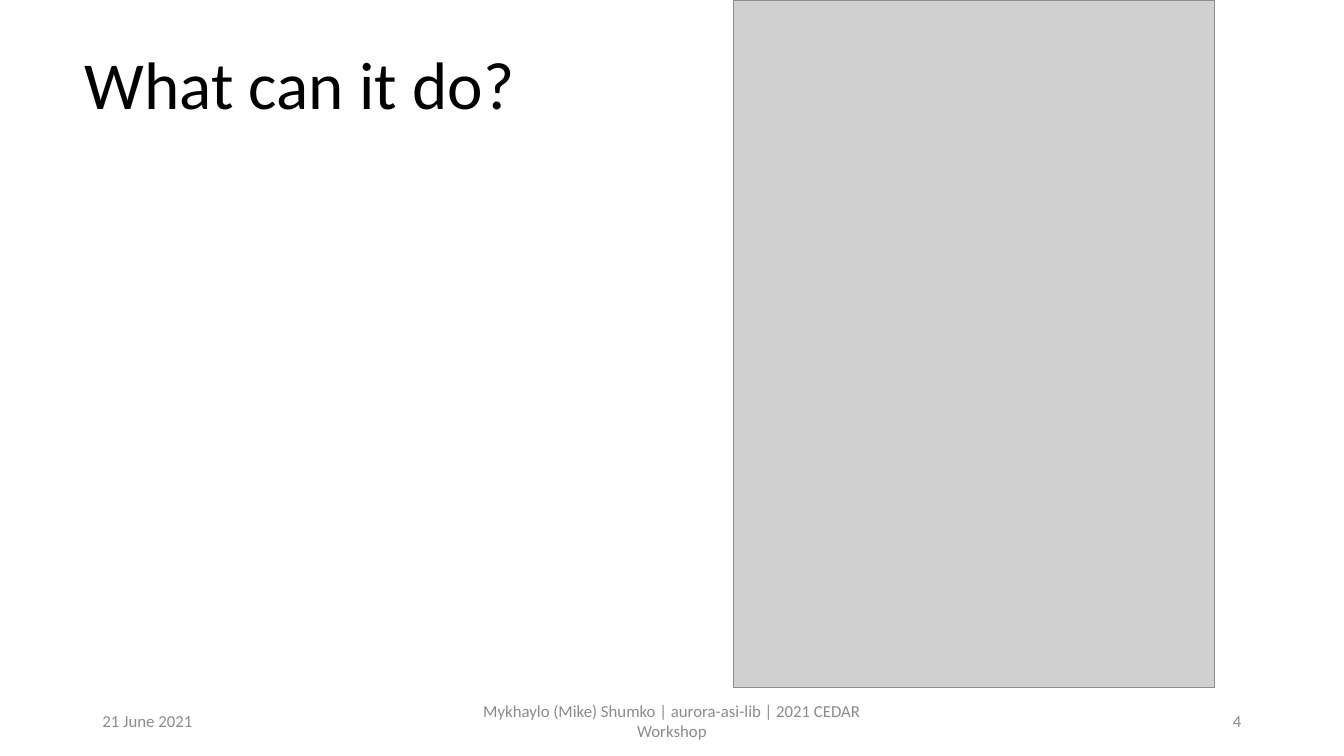
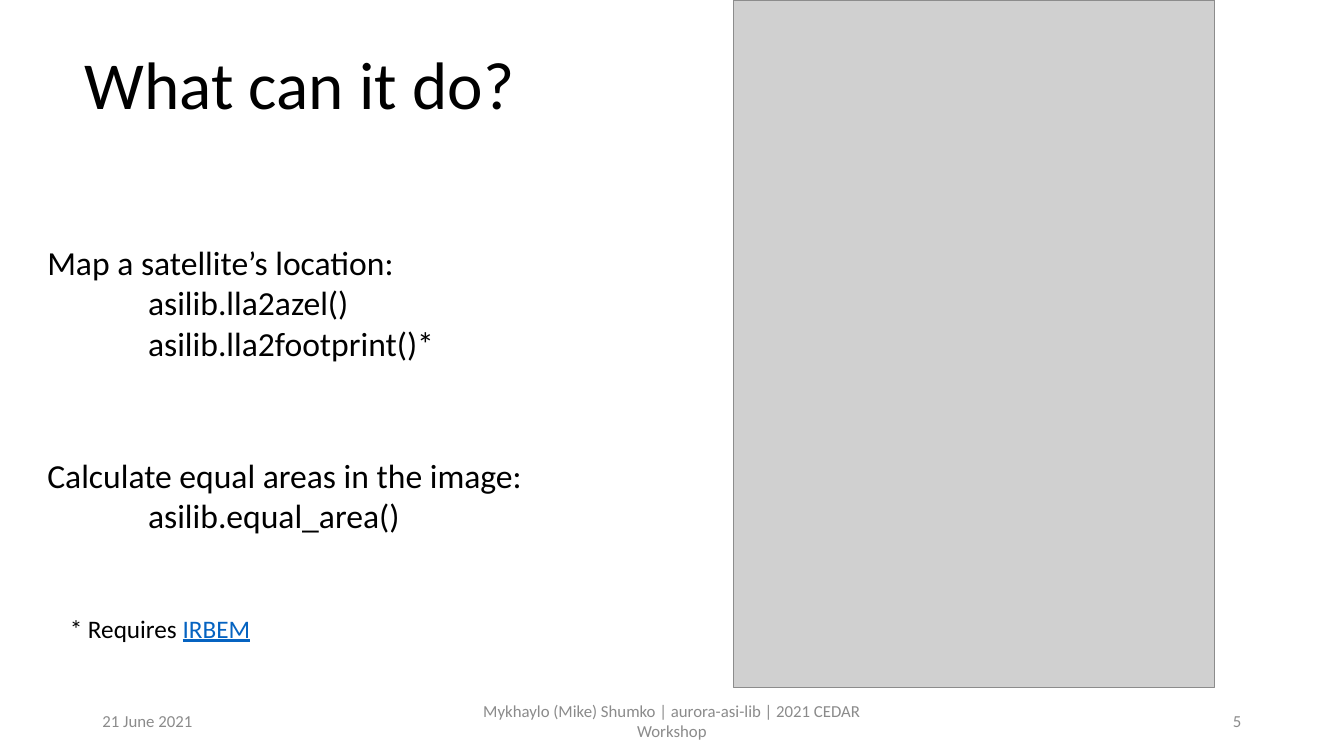
Before and after one commit to mshumko/asilib, a slide deck: slide 5 of presentations/2021_cedar_shumko_asilib.pptx (slide 4 before the commit). Drawn at 1344x756 pixels with LibreOffice and Linux fonts; fonts in the diff are those of the drawing; grey boxes stand for pictures. Boxes give left, top, right and bottom in pixels: in the first picture for what was removed or moved away, otherwise in the second. Text is boxed around its words. In the diff, an @@ line names an element or a change of style, - is before the commit and + after.

```diff
--- a/presentations/2021_cedar_shumko_asilib.pptx
+++ b/presentations/2021_cedar_shumko_asilib.pptx
@@ text added at (x1=47, y1=251, x2=434, y2=362), 24 pt, text #000000 @@
+Map a satellite’s location:
+asilib.lla2azel()
+asilib.lla2footprint()*
@@ text added at (x1=47, y1=464, x2=522, y2=534), 24 pt, text #000000 @@
+Calculate equal areas in the image:
+asilib.equal_area()
@@ text added at (x1=88, y1=620, x2=250, y2=642), 18 pt, text #000000 @@
+* Requires IRBEM
@@ page number at (x1=1233, y1=716, x2=1241, y2=727): text changed @@
-4
+5
```
Also in this commit, not shown: 6 other slides changed, 3 slides added, 1 other file.
